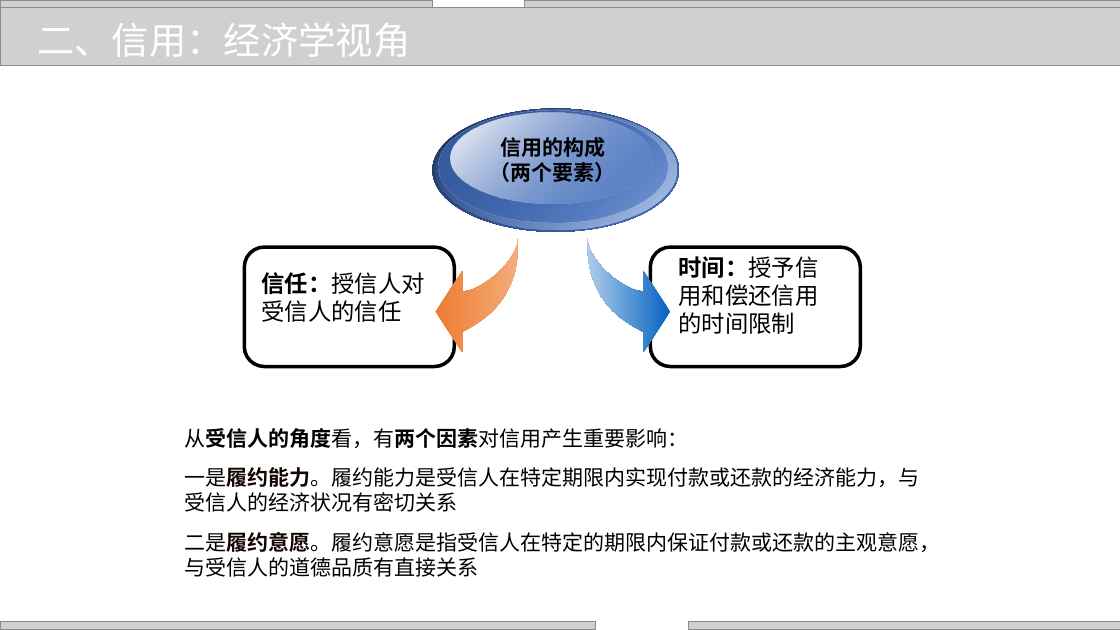
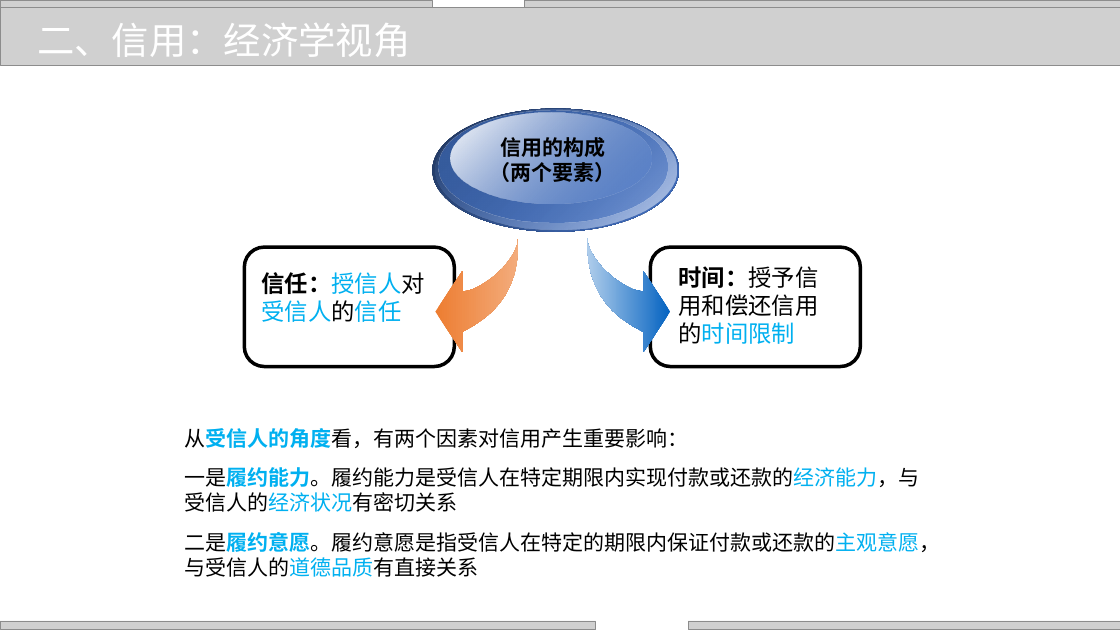
Before and after one commit to zhangjianzhang/internet_credit, a slide deck: slide 8 of files/slides/lecture_1.pptx. Drawn at 1120x630 pixels with LibreOffice and Linux fonts; fonts in the diff are those of the drawing; grey boxes stand for pictures; background and template pictures are left out. Boxes give left, top, right and bottom in pixels: in the first picture for what was removed or moved away, otherwise in the second. Text is boxed around its words. In the diff, an @@ line names an element or a change of style, - is before the commit and + after.

```diff
--- a/files/slides/lecture_1.pptx
+++ b/files/slides/lecture_1.pptx
@@ text "信任：授信人对受信人的信任" at [261,272,425,322]: text colour #000000 to #00B0F0 in "信任：授信人对受信人的信任" @@
@@ text "时间：授予信用和偿还信用的时间限制": place and size @@
-text "时间：授予信用和偿还信用的时间限制" at [678,256,818,334]
+text "时间：授予信用和偿还信用的时间限制" at [678,266,818,344]
@@ text "时间：授予信用和偿还信用的时间限制" at [678,266,818,344]: text colour #000000 to #00B0F0 in "时间：授予信用和偿还信用的时间限制" @@
@@ text "从受信人的角度看，有两个因素对信用产生重要影响：" at [184,428,940,577]: text colour #000000 to #00B0F0 in "从受信人的角度看，有两个因素对信用产生重要影响：", "一是履约能力。履约能力是受信人在特定期限内实现付款或还款的经济能力，与受信人的经济状况有密切关系", "二是履约意愿。履约意愿是指受信人在特定的期限内保证付款或还款的主观意愿，与受信人的道德品质有直接关系"; bold off in "从受信人的角度看，有两个因素对信用产生重要影响："; text colour #130401 to #00B0F0 in "一是履约能力。履约能力是受信人在特定期限内实现付款或还款的经济能力，与受信人的经济状况有密切关系", "二是履约意愿。履约意愿是指受信人在特定的期限内保证付款或还款的主观意愿，与受信人的道德品质有直接关系" @@
```
Also in this commit, not shown: 14 other slides changed, 7 other files.
